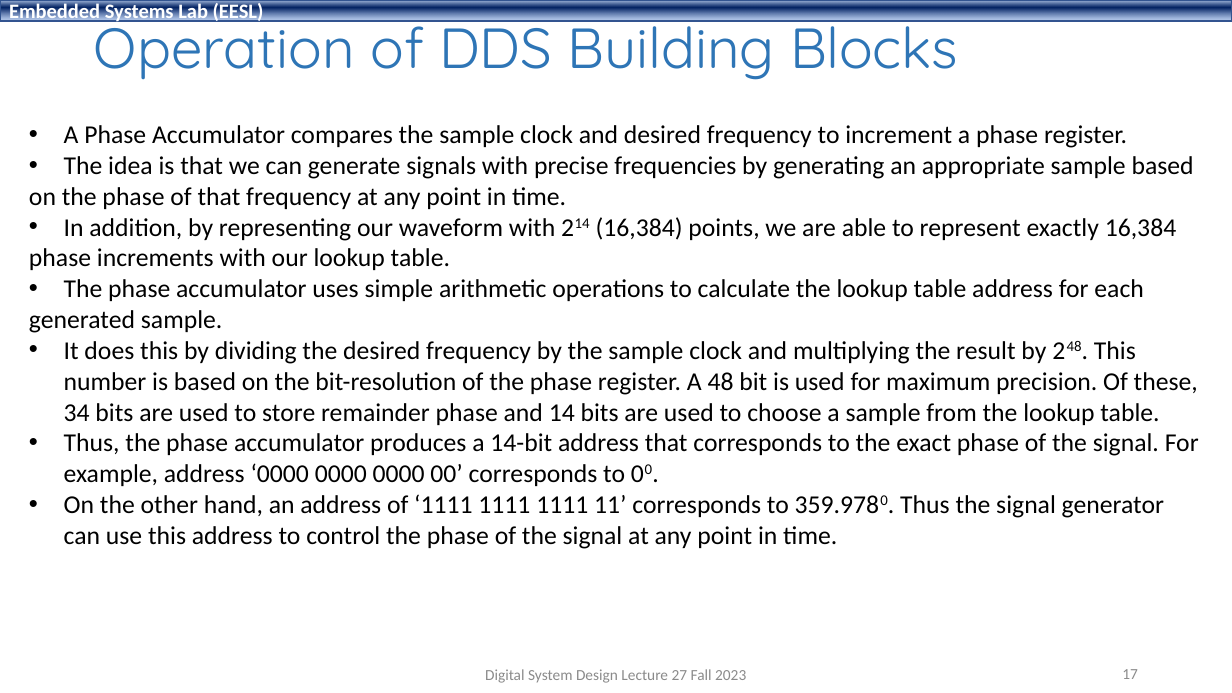
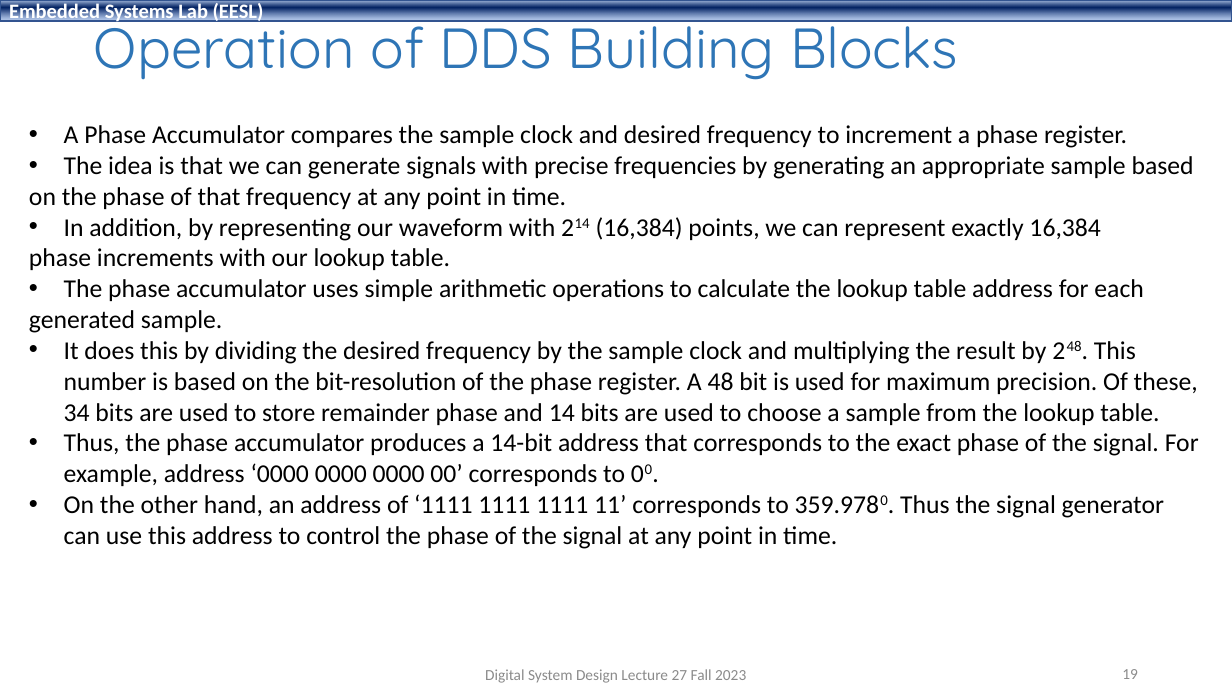
Before and after one commit to shahidmasud/shahidmasud.github.io, a slide deck: slide 19 of DSD_Lec27_Fall2023.ppsx (slide 17 before the commit). Drawn at 1232x693 pixels with LibreOffice and Linux fonts; fonts in the diff are those of the drawing; background and template pictures are left out. Boxes give left, top, right and bottom in pixels: in the first picture for what was removed or moved away, otherwise in the second. Text is boxed around its words. In the diff, an @@ line names an element or a change of style, - is before the commit and + after.

```diff
--- a/DSD_Lec27_Fall2023.ppsx
+++ b/DSD_Lec27_Fall2023.ppsx
@@ text at box(64, 217, 1100, 241): text changed @@
-• In addition, by representing our waveform with 214 (16,384) points, we are able to represent exactly 16,384
+• In addition, by representing our waveform with 214 (16,384) points, we can represent exactly 16,384
@@ page number at box(1122, 669, 1138, 679): text changed @@
-17
+19
```
Also in this commit, not shown: 14 other slides changed, 2 slides added, 1 other file.
